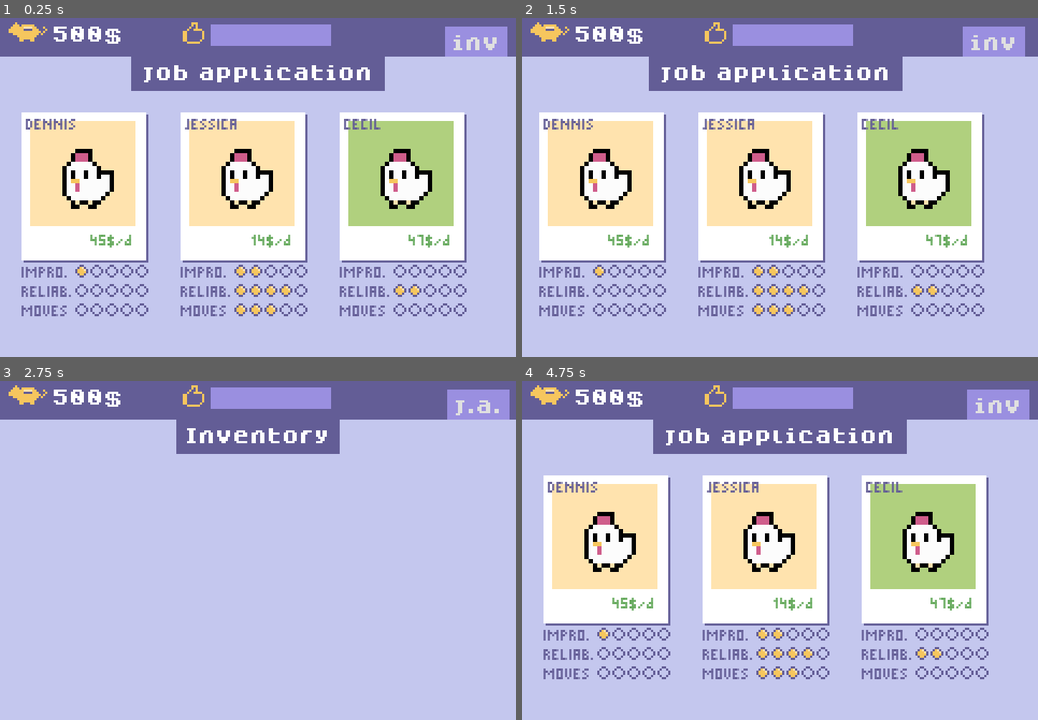
Above: before the commit, frames 1-4 (two rows, left to right).
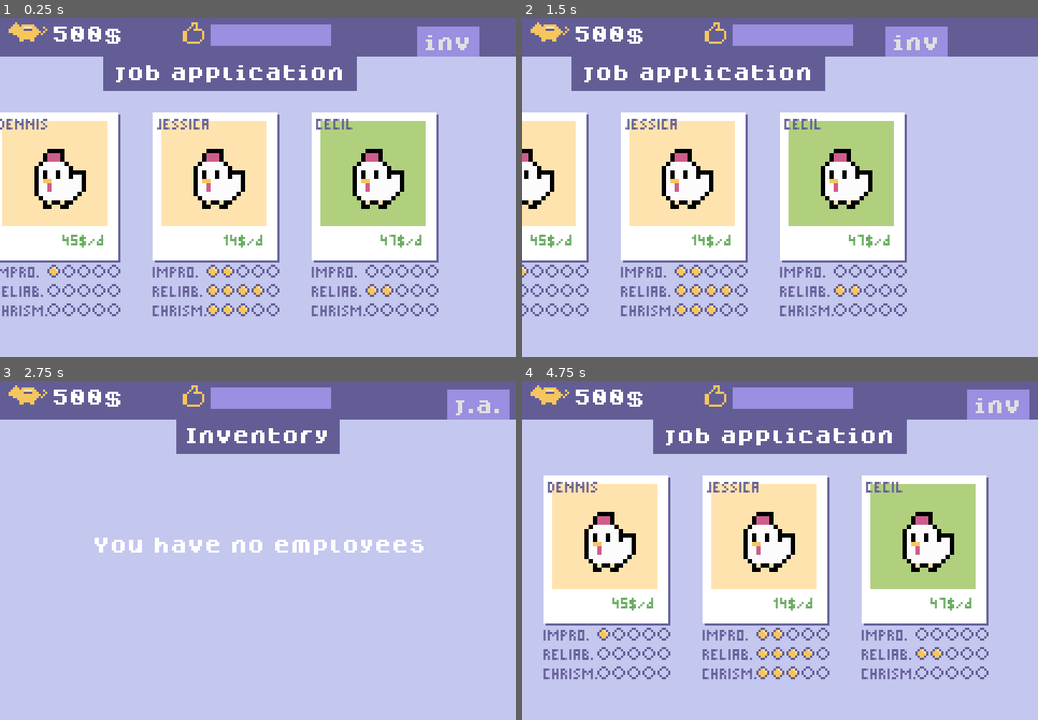
Above: after the commit, the same moments.

Repository: Milchreis/Mascot-Management
Game: Godot game, scene res://scenes/MainScene.tscn
The game is run twice, just before and just after one commit, with the same random seed, the same clock (stepped at 60 frames per second) and the same inputs.
Inputs:
- Up to frame 1 (0.25 s): no input
- Up to frame 2 (1.5 s): click "inv" at 0.5 s; click "j.a." at 1.25 s
- Up to frame 3 (2.75 s): click "inv" at 2 s
- Up to frame 4 (4.75 s): click "j.a." at 2.75 s; click "inv" at 3.5 s; click "j.a." at 4.25 s

The runs differ from the first frame. In frame 1, 32% of the frame differs, in the area x 0-99%, y 2-88%; in frame 2, 38%, in the area x 0-98%, y 2-88%; in frame 3, 1.1%; in frame 4, 0.3%.

Commit message:
all about events

Diff:
--- /dev/null
+++ b/data/events.csv
@@ -0,0 +1,6 @@
+Event_Title;Event_Description;Relevant_Quality;Event_Duration;Cost_Per_Day
+Charity Fun Run;Join our annual Charity Fun Run and bring joy to participants while spreading awareness for a good cause. The mascot is expected to engage with runners, cheer them on, and improvise fun interactions along the race.;Improvisation;3;20
+Grand Opening Celebration;Be part of the grand opening celebration of a new store in town. The mascot will greet customers, pose for photos, and entertain the crowd with spontaneous dance moves and gestures. It's essential to maintain a lively atmosphere and ensure reliable presence throughout the event.;Charisma;2;30
+Community Carnival;The annual Community Carnival is a lively event with various attractions. The mascot will roam around, engage with families, and entertain children with improvised games and interactions. Its charisma is crucial for building connections, while improvisation skills ensure a unique experience for attendees.;"Charisma;Improvisation";5;40
+School Talent Show;The School Talent Show showcases the abilities of students. The mascot is invited as a special guest performer, adding excitement and surprise elements to the event. Its charisma will captivate the audience, and improvisation skills will allow spontaneous interactions with the young performers.;"Charisma;Improvisation";1;15
+Shopping Mall Flash Mob;Join our vibrant flash mob at the shopping mall. The mascot will be a key participant, energizing the crowd with charismatic dance moves and improvisational antics. It's crucial to reliably deliver an engaging performance that surprises and delights shoppers.;Charisma;4;25
--- a/project.godot
+++ b/project.godot
@@ -9,6 +9,11 @@
 config_version=4
 
 _global_script_classes=[ {
+"base": "Reference",
+"class": "Event",
+"language": "GDScript",
+"path": "res://scripts/Event.gd"
+}, {
 "base": "Node",
 "class": "GameModel",
 "language": "GDScript",
@@ -25,6 +30,7 @@
 "path": "res://scripts/Mascot.gd"
 } ]
 _global_script_class_icons={
+"Event": "",
 "GameModel": "",
 "JobApplication": "",
 "Mascot": ""
--- /dev/null
+++ b/scenes/Event.tscn
@@ -0,0 +1,84 @@
+[gd_scene load_steps=9 format=2]
+
+[ext_resource path="res://fonts/mascot-management.ttf" type="DynamicFontData" id=1]
+[ext_resource path="res://scripts/EventScene.gd" type="Script" id=2]
+[ext_resource path="res://fonts/dogicapixel.ttf" type="DynamicFontData" id=3]
+[ext_resource path="res://fonts/dogicapixelbold.ttf" type="DynamicFontData" id=4]
+
+[sub_resource type="DynamicFont" id=1]
+size = 6
+font_data = ExtResource( 1 )
+
+[sub_resource type="Theme" id=2]
+default_font = SubResource( 1 )
+
+[sub_resource type="DynamicFont" id=3]
+size = 8
+font_data = ExtResource( 4 )
+
+[sub_resource type="DynamicFont" id=4]
+size = 8
+font_data = ExtResource( 3 )
+
+[node name="Event" type="Control"]
+margin_right = 100.0
+margin_bottom = 60.0
+rect_min_size = Vector2( 150, 60 )
+rect_pivot_offset = Vector2( -161, 34 )
+script = ExtResource( 2 )
+
+[node name="bg" type="ColorRect" parent="."]
+margin_left = 1.0
+margin_top = 1.0
+margin_right = 151.0
+margin_bottom = 61.0
+color = Color( 0.403922, 0.384314, 0.603922, 1 )
+
+[node name="fg" type="ColorRect" parent="."]
+margin_right = 150.0
+margin_bottom = 60.0
+rect_min_size = Vector2( 50, 0 )
+
+[node name="title" type="Label" parent="."]
+margin_left = 2.0
+margin_top = 3.0
+margin_right = 145.0
+margin_bottom = 11.0
+theme = SubResource( 2 )
+custom_colors/font_color = Color( 0.388235, 0.364706, 0.588235, 1 )
+custom_fonts/font = SubResource( 3 )
+text = "Title"
+clip_text = true
+
+[node name="description" type="Label" parent="."]
+margin_left = 2.0
+margin_top = 11.0
+margin_right = 3.0
+margin_bottom = 28.0
+rect_min_size = Vector2( 144, 35 )
+theme = SubResource( 2 )
+custom_colors/font_color = Color( 0.388235, 0.364706, 0.588235, 1 )
+custom_fonts/font = SubResource( 4 )
+text = "description
+"
+autowrap = true
+
+[node name="costs" type="Label" parent="."]
+margin_left = 4.0
+margin_top = 50.0
+margin_right = 40.0
+margin_bottom = 58.0
+theme = SubResource( 2 )
+custom_colors/font_color = Color( 0.4, 0.666667, 0.364706, 1 )
+text = "10$/d"
+clip_text = true
+
+[node name="duration" type="Label" parent="."]
+margin_left = 44.0
+margin_top = 50.0
+margin_right = 96.0
+margin_bottom = 58.0
+theme = SubResource( 2 )
+custom_colors/font_color = Color( 0.388235, 0.364706, 0.588235, 1 )
+text = "2 DAYS"
+clip_text = true
--- a/scenes/MainScene.tscn
+++ b/scenes/MainScene.tscn
@@ -111,6 +111,19 @@
 theme = SubResource( 2 )
 text = "j.a."
 
+[node name="noEmployees" type="Label" parent="Desk/Areas/Inventory"]
+anchor_left = 0.5
+anchor_top = 0.5
+anchor_right = 0.5
+anchor_bottom = 0.5
+margin_left = -77.5
+margin_top = -5.5
+margin_right = 77.5
+margin_bottom = 5.5
+theme = ExtResource( 2 )
+text = "You have no employees"
+align = 1
+
 [node name="PolaroidList" type="Node2D" parent="Desk/Areas/Inventory"]
 position = Vector2( 10, 46 )
 
@@ -119,12 +132,18 @@
 margin_right = 720.0
 margin_bottom = 160.0
 script = ExtResource( 9 )
-
-[node name="ColorRect" type="ColorRect" parent="Desk/Areas/MascotDetails"]
+__meta__ = {
+"_edit_lock_": true
+}
+
+[node name="LeftSideBackground" type="ColorRect" parent="Desk/Areas/MascotDetails"]
 margin_top = 20.0
 margin_right = 78.0
 margin_bottom = 160.0
 color = Color( 0.603922, 0.560784, 0.878431, 1 )
+__meta__ = {
+"_edit_lock_": true
+}
 
 [node name="Header" type="ColorRect" parent="Desk/Areas/MascotDetails"]
 anchor_left = 0.5
@@ -199,6 +218,15 @@
 texture_progress = ExtResource( 10 )
 nine_patch_stretch = true
 
+[node name="Events" type="ScrollContainer" parent="Desk/Areas/MascotDetails"]
+margin_left = 82.0
+margin_top = 48.0
+margin_right = 82.0
+margin_bottom = 48.0
+rect_min_size = Vector2( 155, 113 )
+
+[node name="Wrapper" type="VBoxContainer" parent="Desk/Areas/MascotDetails/Events"]
+
 [connection signal="pressed" from="Desk/Areas/JobApplication/Header/Button" to="." method="onOpenInventory"]
 [connection signal="select" from="Desk/Areas/Inventory" to="." method="onOpenMascotDetails"]
 [connection signal="pressed" from="Desk/Areas/Inventory/Header/Button" to="." method="onOpenJobApplication"]
--- a/scenes/Polaroid.tscn
+++ b/scenes/Polaroid.tscn
@@ -116,22 +116,22 @@
 text = "RELIAB."
 clip_text = true
 
-[node name="moves" type="Label" parent="StatsPanel"]
+[node name="charisma" type="Label" parent="StatsPanel"]
 margin_top = 18.0
 margin_right = 52.0
 margin_bottom = 26.0
 theme = SubResource( 2 )
 custom_colors/font_color = Color( 0.388235, 0.364706, 0.588235, 1 )
-text = "MOVES"
+text = "CHRISM."
 clip_text = true
 
-[node name="crazyPosition" type="Node2D" parent="StatsPanel"]
+[node name="improPosition" type="Node2D" parent="StatsPanel"]
 position = Vector2( 14, 1 )
 
 [node name="reliabPosition" type="Node2D" parent="StatsPanel"]
 position = Vector2( 14, 5.5 )
 
-[node name="xpPosition" type="Node2D" parent="StatsPanel"]
+[node name="charismaPosition" type="Node2D" parent="StatsPanel"]
 position = Vector2( 14, 10 )
 __meta__ = {
 "_edit_lock_": true
--- /dev/null
+++ b/scripts/Event.gd
@@ -0,0 +1,22 @@
+class_name Event
+
+var title:String
+var description:String
+var property:String
+var duration:int
+var costs:int
+
+func _init(parts):
+	title = parts[0]
+	description = parts[1]
+	property = parts[2]
+	duration = int(parts[3])
+	costs = int(parts[4])
+
+func _to_string():
+	return (
+	"title="+title +
+	", description="+str(description) +
+	", property="+str(property) +
+	", duration="+str(duration)+
+	", costs="+str(costs))
--- /dev/null
+++ b/scripts/EventScene.gd
@@ -0,0 +1,9 @@
+extends Control
+
+var event:Event
+
+func _ready():
+	$title.text = event.title
+	$description.text = event.description
+	$costs.text = str(event.costs, "/DAY")
+	$duration.text = str(event.duration, " DAYS")
--- a/scripts/GameModel.gd
+++ b/scripts/GameModel.gd
@@ -1,5 +1,7 @@
 extends Node
 class_name GameModel
+
+var RandomEvents = load("res://scripts/random_events.gd").new()
 
 export(int) var balance = 500
 export(int) var passedDays = 0
@@ -7,6 +9,7 @@
 
 export(Array) var employees = []
 
+var openEvents = []
 var dayTimer := Timer.new()
 
 func _ready() -> void:
@@ -14,6 +17,9 @@
 	dayTimer.autostart = true
 	dayTimer.wait_time = dayDurationInSeconds
 	add_child(dayTimer)
+
+	for n in range(0, 10):
+		openEvents.append(RandomEvents.get_random_event())
 
 func onDayIsOver() -> void:
 	passedDays+=1
--- a/scripts/Inventory.gd
+++ b/scripts/Inventory.gd
@@ -4,11 +4,8 @@
 var Polaroid = preload("res://scenes/Polaroid.tscn")
 
 var model:GameModel
-var isLeft := false
-var isRight := true
 
 func onOpen():
-	visible = true
 	for i in range(0, model.employees.size()):
 		var employee = model.employees[i]
 		var x = i % 4
@@ -22,7 +19,7 @@
 		polaroid.connect("select", self, "onSelect")
 		$PolaroidList.add_child(polaroid)
 
-	isRight = false
+	$noEmployees.visible = model.employees.size() == 0
 
 func onClose():
 	for child in $PolaroidList.get_children():
--- a/scripts/JobApplication.gd
+++ b/scripts/JobApplication.gd
@@ -5,11 +5,8 @@
 
 var model:GameModel
 var applications:Array = []
-var isLeft := false
-var isRight := true
 
 func onOpen():
-	visible = true
 	for i in range(0, applications.size()):
 		var polaroid = applications[i]
 		var gap = 15
@@ -17,13 +14,9 @@
 		polaroid.connect("select", self, "onHire")
 		$PolaroidSelector.add_child(polaroid)
 
-	isLeft = false
-
 func onClose():
 	for polaroid in $PolaroidSelector.get_children():
 		polaroid.disconnect("select", self, "onHire")
-
-	isLeft = true
 
 func createPool(size=3) -> void:
 	for i in range(0, size):
--- a/scripts/MainScene.gd
+++ b/scripts/MainScene.gd
@@ -1,6 +1,7 @@
 extends Node2D
 
 var GameModel = load("res://scripts/GameModel.gd")
+
 var model:GameModel = GameModel.new()
 
 func _ready():
@@ -45,15 +46,17 @@
 	onBackToInventory()
 
 func slideLeft():
+	var width = 240
 	var panels = $Desk/Areas
 	var tween := create_tween() \
-		.set_trans(Tween.TRANS_QUINT) \
+		.set_trans(Tween.TRANS_CUBIC) \
 		.set_ease(Tween.EASE_OUT) \
-		.tween_property(panels, "position", Vector2(panels.position.x + 240, 0), 0.3)
+		.tween_property(panels, "position", Vector2(panels.position.x + width, 0), 0.4)
 
 func slideRight():
+	var width = 240
 	var panels = $Desk/Areas
 	var tween := create_tween() \
-		.set_trans(Tween.TRANS_QUINT) \
+		.set_trans(Tween.TRANS_CUBIC) \
 		.set_ease(Tween.EASE_OUT) \
-		.tween_property(panels, "position", Vector2(panels.position.x - 240, 0), 0.3)
+		.tween_property(panels, "position", Vector2(panels.position.x - width, 0), 0.4)
--- a/scripts/Mascot.gd
+++ b/scripts/Mascot.gd
@@ -12,9 +12,9 @@
 
 export var nickname:String = RandomNames.get_first_name()
 
-export var crazy:float = rand_range(0.0, 5.0)
+export var improvisation:float = rand_range(0.0, 5.0)
 export var reliable:float = rand_range(0.0, 5.0)
-export var xp:float = rand_range(0.0, 5.0)
+export var charisma:float = rand_range(0.0, 5.0)
 
 export var salaryPerDay:int = rand_range(10, 50)
 export var spriteImage:String = sprites[randi() % sprites.size()]
@@ -45,13 +45,13 @@
 		in_training_days = 0
 
 		reliable = min(reliable + rand_range(0.0, 1.0), 5)
-		crazy = min(crazy + rand_range(0.0, 1.0), 5)
-		xp += 1
+		improvisation = min(improvisation + rand_range(0.0, 1.0), 5)
+		charisma = min(charisma + rand_range(0.0, 1.0), 5)
 
 func _to_string() -> String:
 	return (
 		"nickname="+nickname +
-		", crazy="+str(crazy) +
+		", improvisation="+str(improvisation) +
 		", raliable="+str(reliable) +
-		", xp="+str(xp)+
+		", charisma="+str(charisma)+
 		", salaryPerDay="+str(salaryPerDay))
--- a/scripts/MascotDetails.gd
+++ b/scripts/MascotDetails.gd
@@ -2,6 +2,7 @@
 signal close
 
 var Polaroid = preload("res://scenes/Polaroid.tscn")
+var EventScene = preload("res://scenes/Event.tscn")
 
 var model:GameModel
 var employee:Mascot
@@ -12,7 +13,6 @@
 		$ClientSatisfaction/Background/Progess.value = employee.client_satisfaction
 
 func onOpen(mascot:Mascot):
-	visible = true
 	employee = mascot
 	polaroid = Polaroid.instance()
 	polaroid.mascot = mascot
@@ -20,8 +20,12 @@
 	polaroid.rect_position = Vector2(10, 27)
 	add_child(polaroid)
 
+	for event in model.openEvents:
+		var eventScene = EventScene.instance()
+		eventScene.event = event
+		$Events/Wrapper.add_child(eventScene)
+
 func onClose():
-	visible = false
 	if polaroid:
 		remove_child(polaroid)
 
--- a/scripts/Polaroid.gd
+++ b/scripts/Polaroid.gd
@@ -18,9 +18,9 @@
 	$name.text = mascot.nickname.to_upper()
 	$pic.color = mascot.bgColor
 
-	createStats($StatsPanel/crazyPosition, mascot.crazy)
+	createStats($StatsPanel/improPosition, mascot.improvisation)
 	createStats($StatsPanel/reliabPosition, mascot.reliable)
-	createStats($StatsPanel/xpPosition, mascot.xp)
+	createStats($StatsPanel/charismaPosition, mascot.charisma)
 
 func _process(_delta):
 	$StatsPanel.visible = showStats
@@ -29,9 +29,9 @@
 	if showHover: $hoverBg.visible = get_global_rect().has_point(get_global_mouse_position())
 
 	if showStats:
-		setStats($StatsPanel/crazyPosition, mascot.crazy)
+		setStats($StatsPanel/improPosition, mascot.improvisation)
 		setStats($StatsPanel/reliabPosition, mascot.reliable)
-		setStats($StatsPanel/xpPosition, mascot.xp)
+		setStats($StatsPanel/charismaPosition, mascot.charisma)
 
 ## temporary mouse input for hiring mascots
 func _input(event):
--- /dev/null
+++ b/scripts/random_events.gd
@@ -0,0 +1,24 @@
+
+var FILE = "res://data/events.csv"
+var events = []
+
+func get_random_event():
+	if events.size() == 0: _load()
+	return events[randi() % events.size()]
+
+func _load():
+	var f = File.new()
+	if not f.file_exists(FILE):
+		print("File not found: %s" % FILE)
+		return
+	f.open(FILE, File.READ)
+
+	var currentLine = 0
+	while not f.eof_reached():
+		currentLine += 1
+		var line = f.get_line()
+		var parts = line.split(";", false)
+
+		if currentLine == 1 || parts.size() == 0: continue
+
+		events.append(Event.new(parts))
--- a/scripts/random_names.gd
+++ b/scripts/random_names.gd
@@ -5,9 +5,9 @@
 # Version: 0.3
 
 var FILES = {
-	'first:male' : 'res://names/male.first.txt',
-	'first:female' : 'res://names/female.first.txt',
-	'last' : 'res://names/all.last.txt'
+	'first:male' : 'res://data/male.first.txt',
+	'first:female' : 'res://data/female.first.txt',
+	'last' : 'res://data/all.last.txt'
 }
 
 # Based upon the source code for the random choice function from Python 2.7.
Renamed: names/all.last.txt -> data/all.last.txt
Not shown, added: data/events.csv.import
Renamed: names/female.first.txt -> data/female.first.txt
Renamed: names/male.first.txt -> data/male.first.txt
Not shown: 1 places in scenes/Polaroid.tscn that only renumber resources
